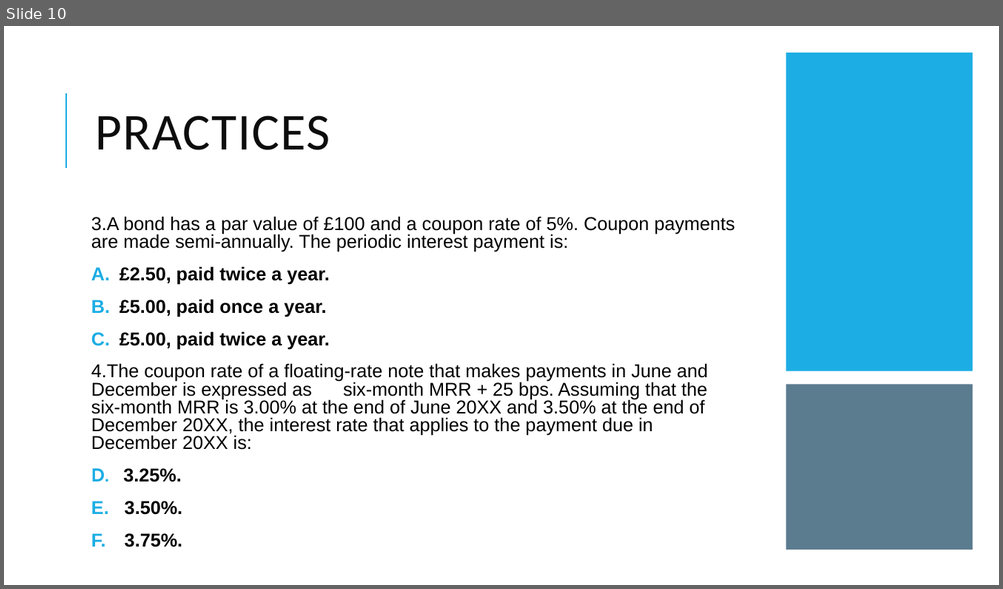
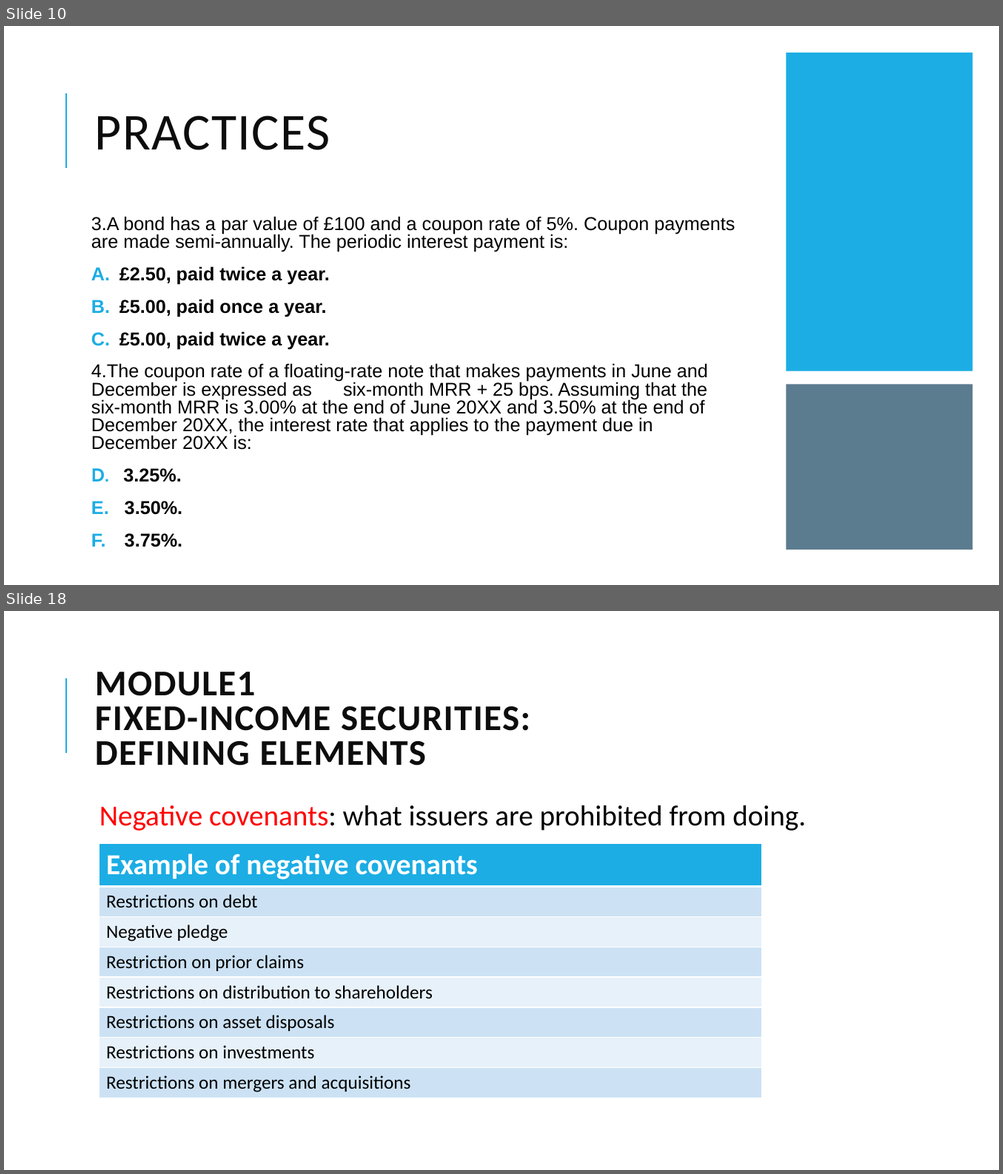
Before and after one commit to Isco0530/data, a slide deck: Fixed Income.pptx. Shown one above the other, each under a label of ours: slide 10 before the commit, slides 10 and 18 after it; the slides between them are not shown. The pictures are 1003x589 and 1003x1174 pixels, drawn with LibreOffice and Linux fonts; fonts in the diff are those of the drawing. Boxes give left, top, right and bottom in pixels: in the first picture for what was removed or moved away, otherwise in the second. Text is boxed around its words. In the diff, an @@ line names an element or a change of style, - is before the commit and + after.

```diff
--- a/Fixed Income.pptx
+++ b/Fixed Income.pptx
@@ slide 18 added at (x1=4, y1=611, x2=999, y2=1170), background #FFFFFF; not listed: 1 template element that a slide beside it also shows @@
@@ title added at (x1=95, y1=672, x2=530, y2=766), 35 pt, text #0D0D0D, bold @@
+MODULE1
+FIXED-INCOME SECURITIES:
+DEFINING ELEMENTS
@@ text added at (x1=99, y1=805, x2=805, y2=831), 28 pt, text #000000 @@
+  Negative covenants: what issuers are prohibited from doing.
@@ table added at (x1=99, y1=844, x2=762, y2=1097), 8 rows, 1 columns @@
+Example of negative covenants
+Restrictions on debt
+Negative pledge
+Restriction on prior claims
+Restrictions on distribution to shareholders
+Restrictions on asset disposals
+Restrictions on investments
+Restrictions on mergers and acquisitions
```
Also in this commit, not shown: 9 other slides added, 2 slides removed, 1 other file.
